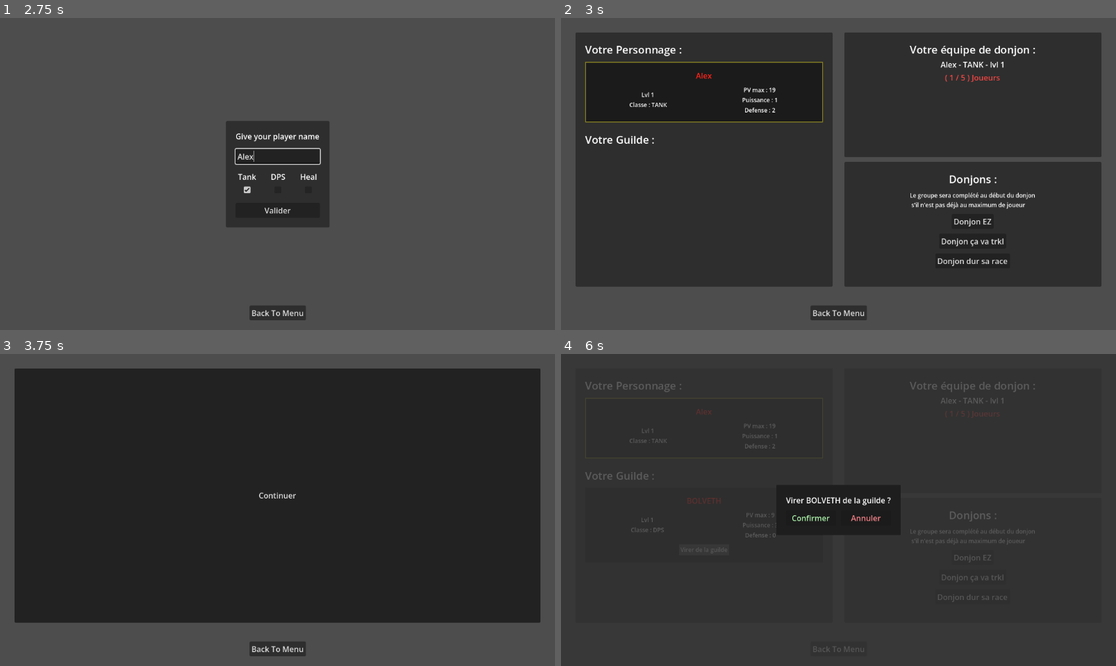
Above: before the commit, frames 1-4 (two rows, left to right).
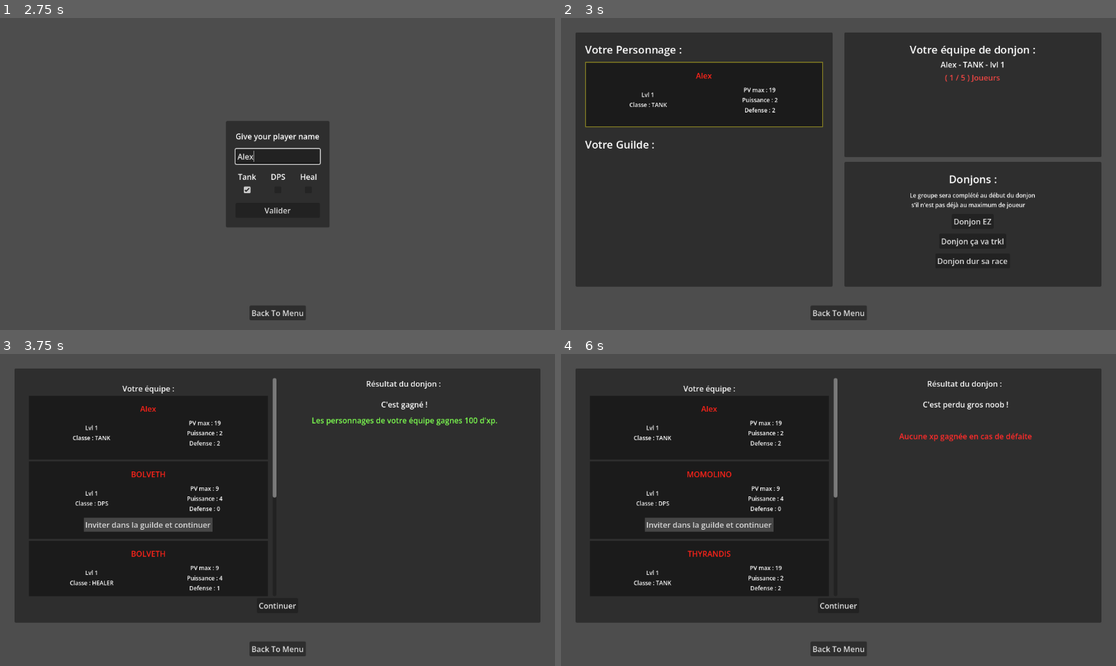
Above: after the commit, the same moments.

Repository: HarvFeyn/Demo-guild-master
Game: Godot game, scene res://main_menu.tscn
The game is run twice, just before and just after one commit, with the same random seed, the same clock (stepped at 60 frames per second) and the same inputs.
Inputs (mouse positions are in pixels of both pictures, inside the frame that each line leads up to):
- Up to frame 1 (2.75 s): click "Continuer" at 0.5 s; click "Nouvelle Partie" at 1.25 s; click (277, 155) at 2.02 s; type "Alex" at 2.1 s
- Up to frame 2 (3 s): click "Valider" at 2.75 s
- Up to frame 3 (3.75 s): click "Donjon EZ" at 3.5 s
- Up to frame 4 (6 s): click "Continuer" at 4.25 s; click (705, 550) at 5 s, where only the run before the commit has a clickable "Virer de la guilde"; click "Donjon ça va trkl" at 5.75 s

Frame 1 is identical in both runs. In frame 2, 0.5% of the frame differs, in the area x 4-48%, y 25-42%; in frame 3, 3.0%; in frame 4, 4.3%, in the area x 4-86%, y 7-96%.

Commit message:
ça marche presque

Diff:
--- /dev/null
+++ b/resources/inviteAndKick.tres
@@ -0,0 +1,9 @@
+[gd_resource type="StyleBoxFlat" format=3 uid="uid://vpcthbcc2cpx"]
+
+[resource]
+content_margin_left = 3.0
+content_margin_top = 3.0
+content_margin_right = 3.0
+content_margin_bottom = 3.0
+bg_color = Color(0.27387273, 0.27387276, 0.27387264, 1)
+border_color = Color(0.014275214, 0.014275223, 0.014275194, 1)
--- a/scenes/game_scene.tscn
+++ b/scenes/game_scene.tscn
@@ -27,6 +27,7 @@
 script = ExtResource("4_kk2rg")
 
 [node name="HBoxContainer" type="HBoxContainer" parent="." unique_id=1548473931]
+visible = false
 layout_mode = 1
 anchors_preset = 15
 anchor_right = 1.0
@@ -174,7 +175,6 @@
 text = "Donjon dur sa race"
 
 [node name="PanelContainer" type="MarginContainer" parent="." unique_id=1561233486]
-visible = false
 layout_mode = 1
 anchors_preset = 15
 anchor_right = 1.0
@@ -190,8 +190,73 @@
 [node name="PanelContainer" type="PanelContainer" parent="PanelContainer" unique_id=2014413327]
 layout_mode = 2
 
-[node name="FinishDungeon" type="Button" parent="PanelContainer/PanelContainer" unique_id=1132913343]
-layout_mode = 2
+[node name="MarginContainer" type="MarginContainer" parent="PanelContainer/PanelContainer" unique_id=1230762567]
+layout_mode = 2
+theme_override_constants/margin_left = 20
+theme_override_constants/margin_top = 20
+theme_override_constants/margin_right = 20
+theme_override_constants/margin_bottom = 20
+
+[node name="VBoxContainer" type="VBoxContainer" parent="PanelContainer/PanelContainer/MarginContainer" unique_id=2080034130]
+layout_mode = 2
+
+[node name="HBoxContainer" type="HBoxContainer" parent="PanelContainer/PanelContainer/MarginContainer/VBoxContainer" unique_id=611900322]
+layout_mode = 2
+size_flags_vertical = 3
+
+[node name="ScrollContainer" type="ScrollContainer" parent="PanelContainer/PanelContainer/MarginContainer/VBoxContainer/HBoxContainer" unique_id=107686734]
+layout_mode = 2
+size_flags_horizontal = 3
+
+[node name="MarginContainer" type="MarginContainer" parent="PanelContainer/PanelContainer/MarginContainer/VBoxContainer/HBoxContainer/ScrollContainer" unique_id=1779628704]
+layout_mode = 2
+size_flags_horizontal = 3
+theme_override_constants/margin_left = 10
+theme_override_constants/margin_top = 10
+theme_override_constants/margin_right = 10
+theme_override_constants/margin_bottom = 10
+
+[node name="VBoxContainer" type="VBoxContainer" parent="PanelContainer/PanelContainer/MarginContainer/VBoxContainer/HBoxContainer/ScrollContainer/MarginContainer" unique_id=1112702849]
+layout_mode = 2
+size_flags_horizontal = 3
+
+[node name="Label" type="Label" parent="PanelContainer/PanelContainer/MarginContainer/VBoxContainer/HBoxContainer/ScrollContainer/MarginContainer/VBoxContainer" unique_id=55338737]
+layout_mode = 2
+size_flags_horizontal = 4
+text = "Votre équipe :"
+
+[node name="VBoxContainer2" type="VBoxContainer" parent="PanelContainer/PanelContainer/MarginContainer/VBoxContainer/HBoxContainer" unique_id=1261638441]
+layout_mode = 2
+size_flags_horizontal = 3
+theme_override_constants/separation = 20
+
+[node name="Label" type="Label" parent="PanelContainer/PanelContainer/MarginContainer/VBoxContainer/HBoxContainer/VBoxContainer2" unique_id=806577475]
+layout_mode = 2
+size_flags_horizontal = 4
+text = "Résultat du donjon : "
+
+[node name="VBoxContainer" type="VBoxContainer" parent="PanelContainer/PanelContainer/MarginContainer/VBoxContainer/HBoxContainer/VBoxContainer2" unique_id=1127053742]
+layout_mode = 2
+theme_override_constants/separation = 10
+
+[node name="Label2" type="Label" parent="PanelContainer/PanelContainer/MarginContainer/VBoxContainer/HBoxContainer/VBoxContainer2/VBoxContainer" unique_id=1299064644]
+layout_mode = 2
+size_flags_horizontal = 4
+
+[node name="Label3" type="Label" parent="PanelContainer/PanelContainer/MarginContainer/VBoxContainer/HBoxContainer/VBoxContainer2/VBoxContainer" unique_id=219649380]
+layout_mode = 2
+size_flags_horizontal = 4
+theme_override_colors/font_color = Color(0.4913236, 0.99999994, 0.3125381, 1)
+
+[node name="Label4" type="Label" parent="PanelContainer/PanelContainer/MarginContainer/VBoxContainer/HBoxContainer/VBoxContainer2/VBoxContainer" unique_id=1258026684]
+layout_mode = 2
+size_flags_horizontal = 4
+theme_override_colors/font_color = Color(0.9999996, 0.16964805, 0.16453698, 1)
+
+[node name="FinishDungeon" type="Button" parent="PanelContainer/PanelContainer/MarginContainer/VBoxContainer" unique_id=1132913343]
+layout_mode = 2
+size_flags_horizontal = 4
+size_flags_vertical = 4
 text = "Continuer"
 
 [node name="MarginContainer" type="MarginContainer" parent="." unique_id=513477475]
@@ -223,5 +288,5 @@
 [connection signal="pressed" from="HBoxContainer/MarginContainer2/VBoxContainer/PanelContainer/ScrollContainer/MarginContainer/VBoxContainer/donjon1" to="." method="_on_donjon_1_pressed"]
 [connection signal="pressed" from="HBoxContainer/MarginContainer2/VBoxContainer/PanelContainer/ScrollContainer/MarginContainer/VBoxContainer/donjon2" to="." method="_on_donjon_2_pressed"]
 [connection signal="pressed" from="HBoxContainer/MarginContainer2/VBoxContainer/PanelContainer/ScrollContainer/MarginContainer/VBoxContainer/donjon3" to="." method="_on_donjon_3_pressed"]
-[connection signal="pressed" from="PanelContainer/PanelContainer/FinishDungeon" to="." method="_on_finish_dungeon_pressed"]
+[connection signal="pressed" from="PanelContainer/PanelContainer/MarginContainer/VBoxContainer/FinishDungeon" to="." method="_on_finish_dungeon_pressed"]
 [connection signal="pressed" from="MarginContainer/VBoxContainer/BackToMenu" to="." method="_on_back_to_menu_pressed"]
--- a/scenes/player_interface.tscn
+++ b/scenes/player_interface.tscn
@@ -4,14 +4,7 @@
 [ext_resource type="StyleBox" uid="uid://bbywribc3gils" path="res://resources/charNotSelected.tres" id="1_xhybg"]
 [ext_resource type="PackedScene" uid="uid://6xmy606okvso" path="res://scenes/button_with_sound.tscn" id="2_s1rjy"]
 [ext_resource type="StyleBox" uid="uid://cprstacs6blxq" path="res://resources/charSelected.tres" id="3_u8nje"]
-
-[sub_resource type="StyleBoxFlat" id="StyleBoxFlat_6kq7k"]
-content_margin_left = 3.0
-content_margin_top = 3.0
-content_margin_right = 3.0
-content_margin_bottom = 3.0
-bg_color = Color(0.27387273, 0.27387276, 0.27387264, 1)
-border_color = Color(0.014275214, 0.014275223, 0.014275194, 1)
+[ext_resource type="StyleBox" uid="uid://vpcthbcc2cpx" path="res://resources/inviteAndKick.tres" id="5_4xer1"]
 
 [node name="PlayerInterface" type="PanelContainer" unique_id=596433897]
 anchors_preset = 15
@@ -82,12 +75,23 @@
 size_flags_horizontal = 4
 theme_override_font_sizes/font_size = 12
 
-[node name="Kick" parent="MarginContainer/VBoxContainer" unique_id=1722355735 instance=ExtResource("2_s1rjy")]
+[node name="PanelContainer" type="PanelContainer" parent="MarginContainer/VBoxContainer" unique_id=1556680481]
+layout_mode = 2
+size_flags_horizontal = 4
+size_flags_vertical = 4
+
+[node name="Kick" parent="MarginContainer/VBoxContainer/PanelContainer" unique_id=1722355735 instance=ExtResource("2_s1rjy")]
 layout_mode = 2
 size_flags_horizontal = 4
 size_flags_vertical = 4
 theme_override_font_sizes/font_size = 12
-theme_override_styles/normal = SubResource("StyleBoxFlat_6kq7k")
+theme_override_styles/normal = ExtResource("5_4xer1")
 text = "Virer de la guilde"
 
-[connection signal="pressed" from="MarginContainer/VBoxContainer/Kick" to="." method="_on_kick_pressed"]
+[node name="Invite" type="Button" parent="MarginContainer/VBoxContainer/PanelContainer" unique_id=730974814]
+layout_mode = 2
+theme_override_styles/normal = ExtResource("5_4xer1")
+text = "Inviter dans la guilde et continuer"
+
+[connection signal="pressed" from="MarginContainer/VBoxContainer/PanelContainer/Kick" to="." method="_on_kick_pressed"]
+[connection signal="pressed" from="MarginContainer/VBoxContainer/PanelContainer/Invite" to="." method="_on_invite_pressed"]
--- a/scripts/charStats.gd
+++ b/scripts/charStats.gd
@@ -26,7 +26,7 @@
 
 var base_max_health: int = 100
 var base_defense: int = 15
-var base_power: int = 35
+var base_power: int = 50
 var experience: int = 0: set = _on_experience_set
 var charClass: EnumCharClass
 var charName: String = ""
@@ -36,7 +36,7 @@
 var current_max_health: int = 100
 var current_defense: int = 10
 var current_power: int = 10
-
+var is_guilded: bool
 var health: int = 0
 
 func _init(newCharName: String, newCharClass: EnumCharClass) -> void:
@@ -46,6 +46,7 @@
 	charClass = newCharClass
 	setup_stats.call_deferred()
 	recalculate_stats()
+	is_guilded = false
 
 func setup_stats() -> void:
 	health = current_max_health
@@ -73,6 +74,9 @@
 	if health <= 0:
 		health_depleted.emit()
 
+func take_damage(dmg: int) -> void:
+	health -= max(0,dmg - current_defense)
+
 func _on_experience_set(new_value: int) -> void:
 	var old_level: int = level
 	experience = new_value
--- a/scripts/char_spawner.gd
+++ b/scripts/char_spawner.gd
@@ -2,13 +2,23 @@
 
 var container_player: Node
 var container_npc: Node
+var game_scene: Node
+var container_recrue: Node
 
-func add_char_card(id: int) -> void:
+func add_char_card(id: int, scene: global_data.Screen) -> void:
 	var instance: Node = load("uid://cr6ru7nhhudnb").instantiate()
 	instance.idChar = id
-	var container: Node = container_player if id == 0 else container_npc
+	var container: Node
+	if(scene == global_data.Screen.TEAM_MANAGER):
+		container = container_player if id == 0 else container_npc
+		global_data.nodeNpcList[id]=instance
+	elif(scene == global_data.Screen.DUNGEON):
+		container = container_recrue
+		global_data.nodeGroupList[id]=instance
+	else:
+		pass
 	container.add_child(instance)
-	global_data.nodeNpcList[id]=instance
+	instance._update_style()
 
 func remove_char_card(id: int) -> void:
 	if(!id==0):
--- a/scripts/create_player.gd
+++ b/scripts/create_player.gd
@@ -22,6 +22,7 @@
 	var newName: String = name_input.get_text()
 	if newName.length() > 1:
 		var player: CharStats = CharStats.new(newName,classOfTheChar)
+		player.is_guilded = true
 		global_data.statNpcList[0] = player
 		EventBus.emit_signal("deleteMeDaddy")
 	else:
--- a/scripts/dungeon_manager.gd
+++ b/scripts/dungeon_manager.gd
@@ -4,17 +4,110 @@
 var panel_dungeon: Node
 var char_spawner: Node
 var team_manager: Node
+var game_scene: Node
+
+@onready var is_sucess_label: Node = $"../PanelContainer/PanelContainer/MarginContainer/VBoxContainer/HBoxContainer/VBoxContainer2/VBoxContainer/Label2"
+@onready var xp_gain: Node = $"../PanelContainer/PanelContainer/MarginContainer/VBoxContainer/HBoxContainer/VBoxContainer2/VBoxContainer/Label3"
+@onready var no_xp_gain: Node = $"../PanelContainer/PanelContainer/MarginContainer/VBoxContainer/HBoxContainer/VBoxContainer2/VBoxContainer/Label4"
+
+func _ready() -> void:
+	game_scene = $".."
+	EventBus.invitChar.connect(_on_invit)
 
 func start_dungeon(difficulty: int) -> void:
-	hbox.visible = false
-	panel_dungeon.visible = true
-	global_data.gainXpSelected(difficulty*difficulty*100)
+	game_scene.show_screen(global_data.Screen.DUNGEON)
+	var xp_from_difficulty: int = difficulty*difficulty*100
+	var isSuccess: bool = resolve_dungeon(difficulty)
+	if(isSuccess):
+		is_sucess_label.text = "C'est gagné !"
+		xp_gain.text = "Les personnages de votre équipe gagnes " + str(xp_from_difficulty) + " d'xp."
+		no_xp_gain.text = ""
+		global_data.gainXpSelected(xp_from_difficulty)
+		#char_spawner.add_char_card(newChar.idChar,global_data.Screen.DUNGEON)
+		#char_spawner.add_char_card(newChar.idChar,global_data.Screen.TEAM_MANAGER)
+	else:
+		is_sucess_label.text = "C'est perdu gros noob !"
+		xp_gain.text = ""
+		no_xp_gain.text = "Aucune xp gagnée en cas de défaite"
+	print("ploop")
 	EventBus.emit_signal("refreshCharData")
-	var newChar: CharStats = CharStats.new(DungeonResolver.generate_hero_name(),DungeonResolver.generate_hero_class())
-	global_data.statNpcList[newChar.idChar] = newChar
-	char_spawner.add_char_card(newChar.idChar)
+	print("plaaap")
 	team_manager.refresh_selected_list()
+	print("splouch")
 
 func finish_dungeon() -> void:
-	hbox.visible = true
-	panel_dungeon.visible = false
+	print("char List : ")
+	print(global_data.statNpcList)
+	for npc: int in global_data.statNpcList:
+		print("hero : " + str(npc))
+		if(global_data.nodeGroupList.has(npc)):
+			var instance: Node = global_data.nodeGroupList[npc]
+			instance.queue_free()
+			print(global_data.nodeGroupList[npc])
+			global_data.nodeGroupList.erase(npc)
+	game_scene.show_screen(global_data.Screen.TEAM_MANAGER)
+
+func resolve_dungeon(difficulty: int) -> bool:
+	var turn: int = 1
+	var dungeon_sucess: bool = false
+	var boss_hp: int = difficulty*difficulty*100
+	var boss_attack: int
+	var boss_defense: int = difficulty*difficulty*2
+	var group: Dictionary = global_data.selectedTeam.duplicate()
+	while (group.size()<5):
+		var newChar: CharStats = CharStats.new(DungeonResolver.generate_hero_name(),DungeonResolver.generate_hero_class())
+		global_data.statNpcList[newChar.idChar] = newChar
+		group[newChar.idChar]=newChar.idChar
+	for hero: int in group:
+		char_spawner.add_char_card(hero,global_data.Screen.DUNGEON)
+	while (boss_hp>0 and group.size()>0):
+		boss_attack = difficulty*difficulty*turn*1
+		var target_heal: int = find_target_heal(group)
+		var target_boss: int = find_target_boss(group)
+		for hero: int in group:
+			if(!global_data.statNpcList[hero].charClass == CharStats.EnumCharClass.HEALER):
+				print("Attaque de " + str(global_data.statNpcList[hero].charName) +  " a " + str(global_data.statNpcList[hero].current_power))
+				boss_hp -= global_data.statNpcList[hero].current_power
+			else:
+				print("Heal de " + str(global_data.statNpcList[hero].charName) + " de " + str(global_data.statNpcList[hero].current_power))
+				global_data.statNpcList[target_heal].health += global_data.statNpcList[hero].current_power
+		print("boss hp : " + str(boss_hp))
+		print("HP de : " + str(global_data.statNpcList[target_boss].charName) + " " + str(global_data.statNpcList[target_boss].health))
+		global_data.statNpcList[target_boss].take_damage(boss_attack)
+		print("HP de : " + str(global_data.statNpcList[target_boss].charName) + " " + str(global_data.statNpcList[target_boss].health))
+		if(global_data.statNpcList[target_boss].health<=0):
+			group.erase(target_boss)
+			print(group)
+		turn+=1
+	if(boss_hp<=0):
+		print("Boss mort")
+		dungeon_sucess = true
+	else:
+		print("Groupe mort")
+		dungeon_sucess = false
+	print("Fin du combat")
+	for hero: int in global_data.selectedTeam:
+		print("On remet " + str(global_data.statNpcList[hero].charName + " full vie, il avait " + str(global_data.statNpcList[hero].health)))
+		global_data.statNpcList[hero].health = global_data.statNpcList[hero].current_max_health
+		print("On a remi " + str(global_data.statNpcList[hero].charName + " full vie : " + str(global_data.statNpcList[hero].health)))
+	return dungeon_sucess
+
+func find_target_boss(group: Dictionary) -> int:
+	var target: int = 0
+	for hero: int in group:
+		if(global_data.statNpcList[hero].health>global_data.statNpcList[target].health):
+			target = hero
+	return target
+
+func find_target_heal(group: Dictionary) -> int:
+	var target: int = 0
+	for hero: int in group:
+		if(global_data.statNpcList[hero].health<global_data.statNpcList[target].health):
+			target = hero
+	return target
+
+func _on_invit(id:int) -> void:
+	game_scene.show_screen(global_data.Screen.TEAM_MANAGER)
+	global_data.statNpcList[id].is_guilded = true
+	char_spawner.add_char_card(id,global_data.Screen.TEAM_MANAGER)
+	finish_dungeon()
--- a/scripts/game_scene.gd
+++ b/scripts/game_scene.gd
@@ -7,6 +7,7 @@
 @onready var dungeon_manager: Node = $DungeonManager
 @onready var char_container_player: Node = $HBoxContainer/MarginContainer/PanelContainer/ScrollContainer/MarginContainer/VBoxContainer/VBoxContainer
 @onready var char_container_npc: Node = $HBoxContainer/MarginContainer/PanelContainer/ScrollContainer/MarginContainer/VBoxContainer/VBoxContainer2
+@onready var char_container_recrue: Node = $PanelContainer/PanelContainer/MarginContainer/VBoxContainer/HBoxContainer/ScrollContainer/MarginContainer/VBoxContainer
 @onready var selected_list_container: Node = $HBoxContainer/MarginContainer2/VBoxContainer/PanelContainer2/ScrollContainer/MarginContainer/VBoxContainer/VBoxContainer
 @onready var label_nombre_joueurs: Node = $HBoxContainer/MarginContainer2/VBoxContainer/PanelContainer2/ScrollContainer/MarginContainer/VBoxContainer/nombreDeJoeur
 @onready var hbox: Node = $HBoxContainer
@@ -21,12 +22,15 @@
 func _ready() -> void:
 	char_spawner.container_player = char_container_player
 	char_spawner.container_npc = char_container_npc
+	char_spawner.container_recrue = char_container_recrue
 	team_manager.selected_list_container = selected_list_container
 	team_manager.label_count = label_nombre_joueurs
 	dungeon_manager.hbox = hbox
 	dungeon_manager.panel_dungeon = panel_dungeon
 	dungeon_manager.char_spawner = char_spawner
 	dungeon_manager.team_manager = team_manager
+
+	create_player_scene = _spaw_scene("uid://c8rev7nn1yxor")
 
 	EventBus.deleteMeDaddy.connect(_on_player_create)
 	EventBus.charCardClick.connect(_on_char_selected)
@@ -36,8 +40,7 @@
 	global_data.selectedTeam[0] = 0
 
 	if(!global_data.statNpcList[0]):
-		hbox.visible = false
-		create_player_scene = _spaw_scene("uid://c8rev7nn1yxor")
+		show_screen(global_data.Screen.CREATE_PLAYER)
 	else:
 		_display_all_chars()
 
@@ -48,8 +51,8 @@
 
 func _on_player_create() -> void:
 	get_tree().current_scene.remove_child(create_player_scene)
-	hbox.visible = true
-	char_spawner.add_char_card(0)
+	show_screen(global_data.Screen.TEAM_MANAGER)
+	char_spawner.add_char_card(0,global_data.Screen.TEAM_MANAGER)
 	team_manager.add_name_to_selected_list(0)
 
 func _on_back_to_menu_pressed() -> void:
@@ -83,8 +86,15 @@
 	popup.cancelled.connect(func()->void: pass)
 
 func _display_all_chars() -> void:
-	hbox.visible = true
+	show_screen(global_data.Screen.TEAM_MANAGER)
 	for id: int in global_data.statNpcList:
-		char_spawner.add_char_card(id)
-		if global_data.selectedTeam.has(id):
-			team_manager.add_name_to_selected_list(id)
+		if(global_data.statNpcList[id].is_guilded == true):
+			char_spawner.add_char_card(id,global_data.Screen.TEAM_MANAGER)
+			if global_data.selectedTeam.has(id):
+				team_manager.add_name_to_selected_list(id)
+
+func show_screen(screen: global_data.Screen) -> void:
+	global_data.current_screen = screen
+	hbox.visible = screen == global_data.Screen.TEAM_MANAGER
+	panel_dungeon.visible = screen == global_data.Screen.DUNGEON
+	create_player_scene.visible = screen == global_data.Screen.CREATE_PLAYER
--- a/scripts/globals/event_bus.gd
+++ b/scripts/globals/event_bus.gd
@@ -4,6 +4,7 @@
 signal refreshCharData()
 signal charCardClick(charId: int)
 signal kickChar(charId: int)
+signal invitChar(charId: int)
 
 # Called when the node enters the scene tree for the first time.
 func _ready() -> void:
--- a/scripts/globals/global_data.gd
+++ b/scripts/globals/global_data.gd
@@ -3,7 +3,10 @@
 var nextIdChar: int = 0
 var statNpcList: Dictionary[int, CharStats] = {}
 var nodeNpcList: Dictionary[int, Node] = {}
+var nodeGroupList: Dictionary[int, Node] = {}
 var selectedTeam: Dictionary[int, int] = {}
+enum Screen { TEAM_MANAGER,DUNGEON,CREATE_PLAYER }
+var current_screen: Screen
 
 func gainXpSelected(Xp:int) -> void:
 	for char: int in selectedTeam:
--- a/scripts/player_interface.gd
+++ b/scripts/player_interface.gd
@@ -10,13 +10,14 @@
 # Called when the node enters the scene tree for the first time.
 func _ready() -> void:
 	if(idChar==0):
-		$MarginContainer/VBoxContainer/Kick.visible = false
-		is_selected = !is_selected
-		_update_style()
+		is_selected = true
+		$MarginContainer/VBoxContainer/PanelContainer/Kick.visible = false
+		$MarginContainer/VBoxContainer/PanelContainer/Invite.visible = false
 	gui_input.connect(_on_gui_input)
 	EventBus.refreshCharData.connect(displayPlayerInfo)
 	$MarginContainer/VBoxContainer/PlayerName.text = global_data.statNpcList[idChar].charName
 	displayPlayerInfo()
+	_update_style()
 
 func displayPlayerInfo() -> void:
 	displayPlayerLvl()
@@ -26,6 +27,7 @@
 	displayPlayerDefense()
 
 func displayPlayerLvl() -> void:
+	print("WTF : " + str(idChar))
 	$MarginContainer/VBoxContainer/HBoxContainer/VBoxContainer/PlayerLvl.text = "Lvl " + str(global_data.statNpcList[idChar].level)
 
 func displayPlayerClass() -> void:
@@ -47,16 +49,29 @@
 func _on_gui_input(event: InputEvent) -> void:
 	if event is InputEventMouseButton:
 		if event.button_index == MOUSE_BUTTON_LEFT and event.pressed:
-			if(idChar!=0):
+			if(idChar!=0 and global_data.current_screen == global_data.Screen.TEAM_MANAGER):
 				is_selected = !is_selected
 				_update_style()
 				EventBus.charCardClick.emit(idChar)
 
 func _update_style() -> void:
-	if is_selected:
+	print("i am ready")
+	print(global_data.current_screen)
+	if(global_data.current_screen == global_data.Screen.DUNGEON):
+		is_selected = false
+		$MarginContainer/VBoxContainer/PanelContainer/Kick.visible = false
+		if(global_data.statNpcList[idChar].is_guilded == true):
+			$MarginContainer/VBoxContainer/PanelContainer/Invite.visible =  false
+	if(global_data.statNpcList[idChar].is_guilded == true and global_data.current_screen == global_data.Screen.TEAM_MANAGER and idChar!=0):
+		$MarginContainer/VBoxContainer/PanelContainer/Kick.visible = true
+		$MarginContainer/VBoxContainer/PanelContainer/Invite.visible =  false
+	if (is_selected and global_data.current_screen == global_data.Screen.TEAM_MANAGER):
 		add_theme_stylebox_override("panel", style_selected)
 	else:
 		add_theme_stylebox_override("panel", style_normal)
 
 func _on_kick_pressed() -> void:
 	EventBus.kickChar.emit(idChar)
+
+func _on_invite_pressed() -> void:
+	EventBus.invitChar.emit(idChar)
Not shown, added: export_presets.cfg
